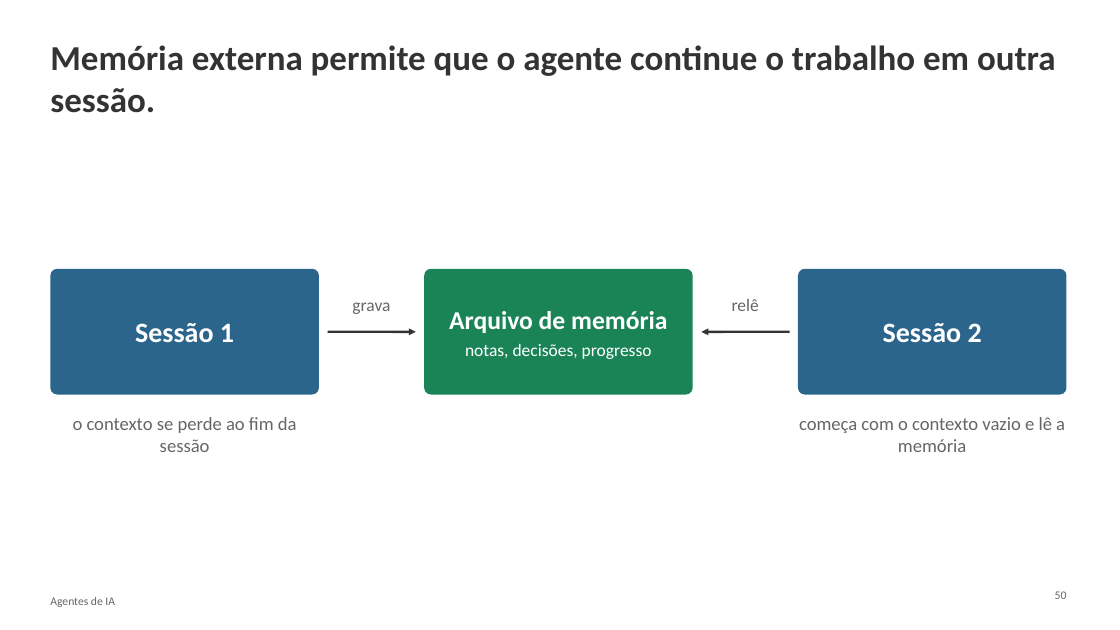
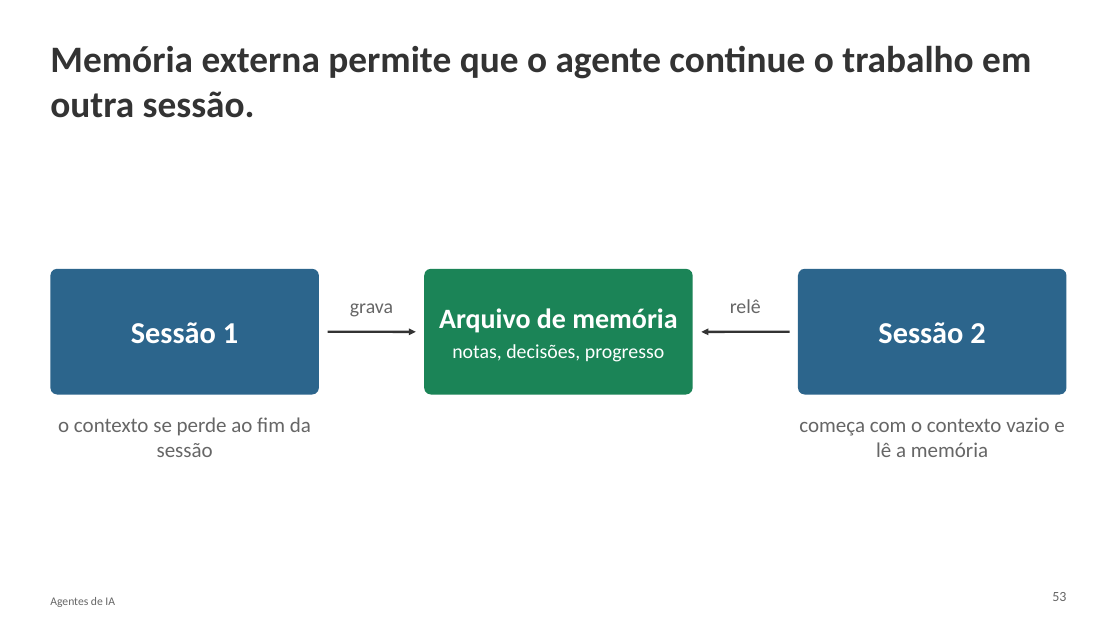
Before and after one commit to thiagoosiqueiraa/univas-minicurso-ia, a slide deck: slide 52 of apresentacao.pptx (slide 50 before the commit). Drawn at 1120x630 pixels with LibreOffice and Linux fonts; fonts in the diff are those of the drawing; background and template pictures are left out. Boxes give left, top, right and bottom in pixels: in the first picture for what was removed or moved away, otherwise in the second. Text is boxed around its words. In the diff, an @@ line names an element or a change of style, - is before the commit and + after.

```diff
--- a/apresentacao.pptx
+++ b/apresentacao.pptx
@@ title "Memória externa permite que o ..." at (50,45,1031,118): size 30 to 32 pt @@
@@ rounded rectangle "Sessão 1" at (50,269,319,395): size 24 to 26 pt @@
@@ rounded rectangle "Arquivo de memória" at (424,269,693,395): size 22 to 24 pt in "Arquivo de memória"; size 15 to 17 pt in "notas, decisões, progresso" @@
@@ rounded rectangle "Sessão 2" at (798,269,1067,395): size 24 to 26 pt @@
@@ text "grava" at (350,303,393,317): size 15 to 17 pt @@
@@ text "relê" at (730,299,761,313): size 15 to 17 pt @@
@@ text "o contexto se perde ao ..." at (58,417,311,457): size 16 to 18 pt @@
@@ text "começa com o contexto vazio ..." at (799,417,1064,457): size 16 to 18 pt @@
@@ text at (1052,592,1066,601): text changed; size 10 to 12 pt @@
-50
+53
```
Also in this commit, not shown: 65 other slides changed, 2 slides added.
